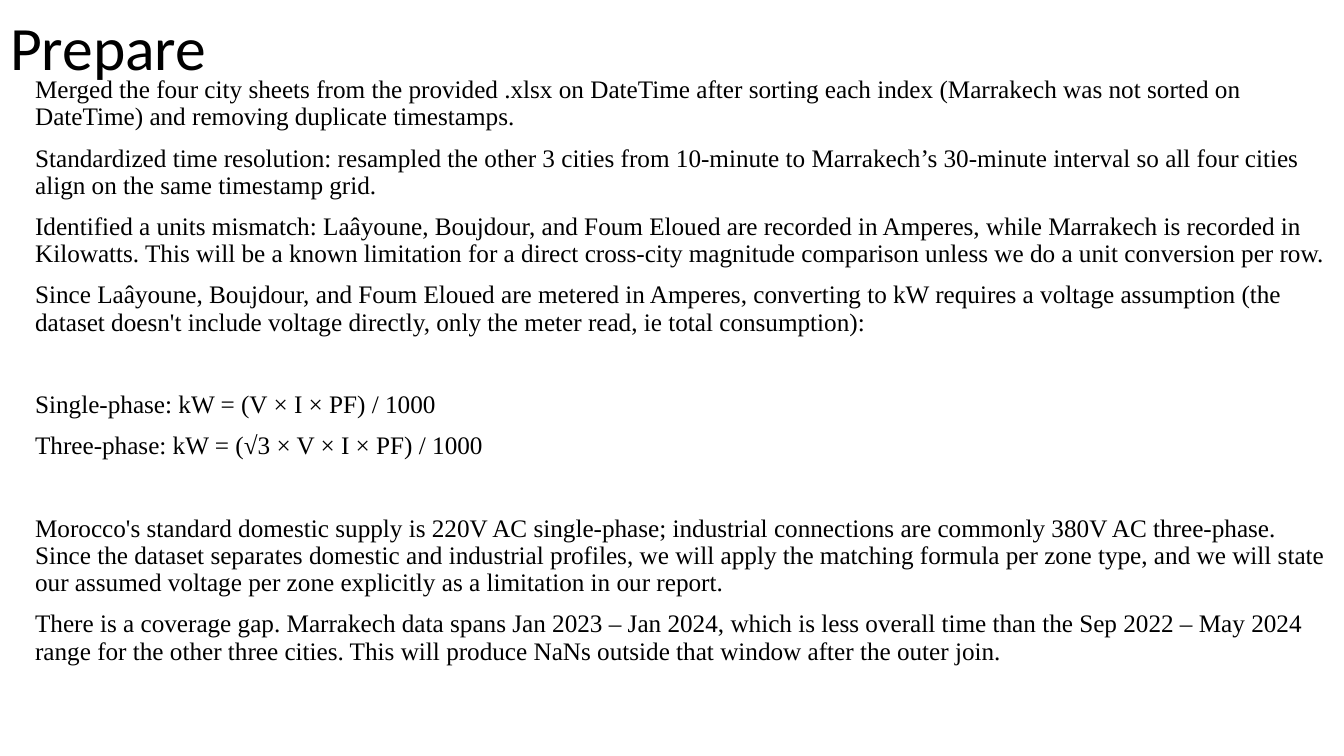
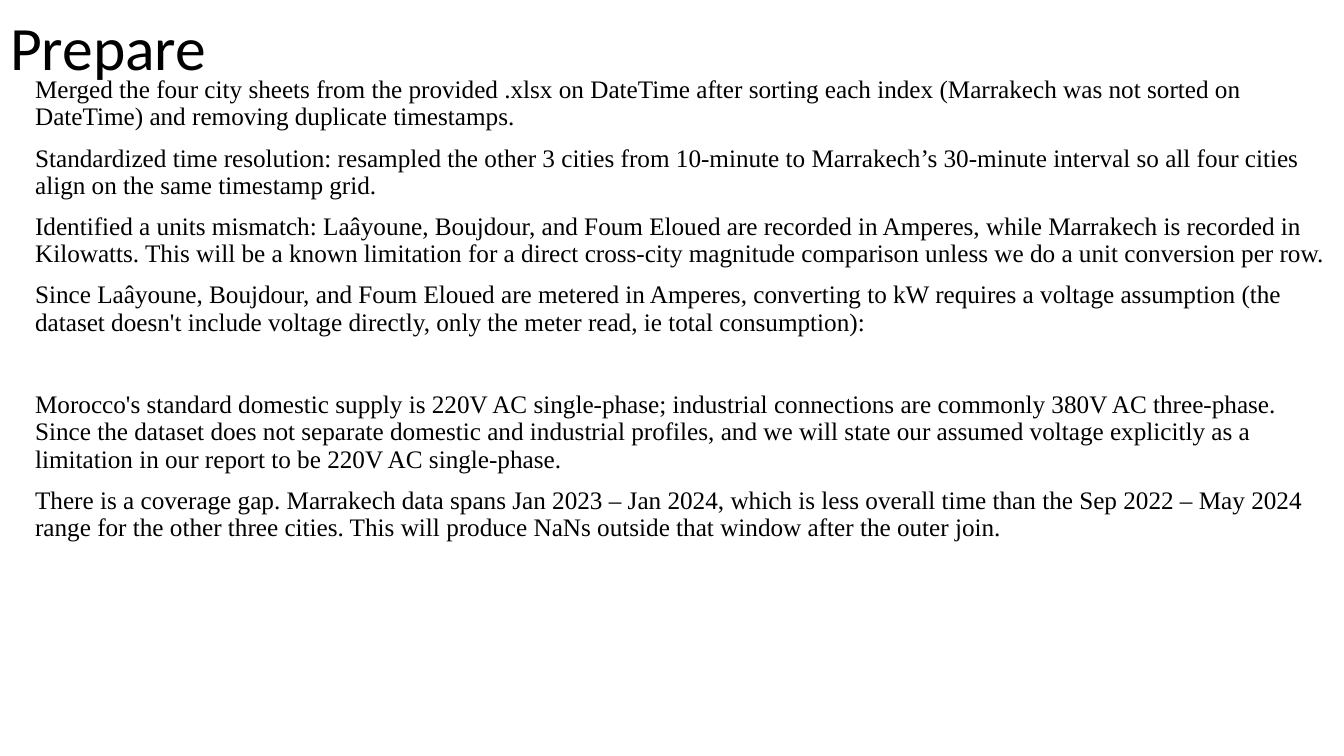
Before and after one commit to Foxman301/ANA500Project, a slide deck: slide 5 of ANA500_Micro-Project_JonathanEspedal.pptx. Drawn at 1344x756 pixels with LibreOffice and Linux fonts; fonts in the diff are those of the drawing. Boxes give left, top, right and bottom in pixels: in the first picture for what was removed or moved away, otherwise in the second. Text is boxed around its words. In the diff, an @@ line names an element or a change of style, - is before the commit and + after.

```diff
--- a/ANA500_Micro-Project_JonathanEspedal.pptx
+++ b/ANA500_Micro-Project_JonathanEspedal.pptx
@@ text at (x1=35, y1=78, x2=1324, y2=542): indent changed @@
@@ text at (x1=35, y1=395, x2=1275, y2=474): text changed @@
-Single-phase: kW = (V × I × PF) / 1000
-Three-phase: kW = (√3 × V × I × PF) / 1000
-Morocco's standard domestic supply is 220V AC single-phase; industrial connections are commonly 380V AC three-phase. Since the dataset separates domestic and industrial profiles, we will apply the matching formula per zone type, and we will state our assumed voltage per zone explicitly as a limitation in our report.
+Morocco's standard domestic supply is 220V AC single-phase; industrial connections are commonly 380V AC three-phase. Since the dataset does not separate domestic and industrial profiles, and we will state our assumed voltage explicitly as a limitation in our report to be 220V AC single-phase.
```
Also in this commit, not shown: 2 other slides changed, 3 slides added, 1 slide removed, 1 other file.
